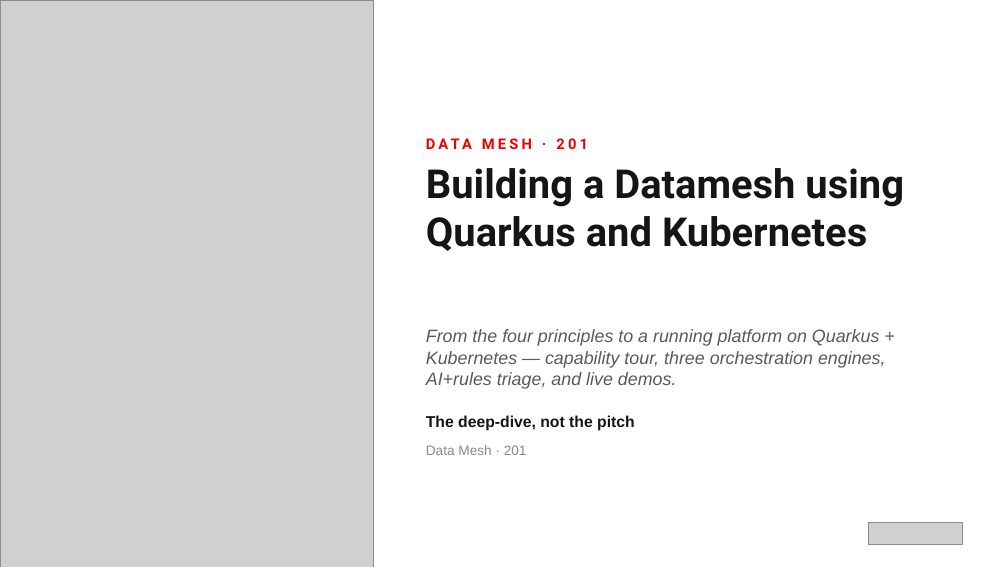
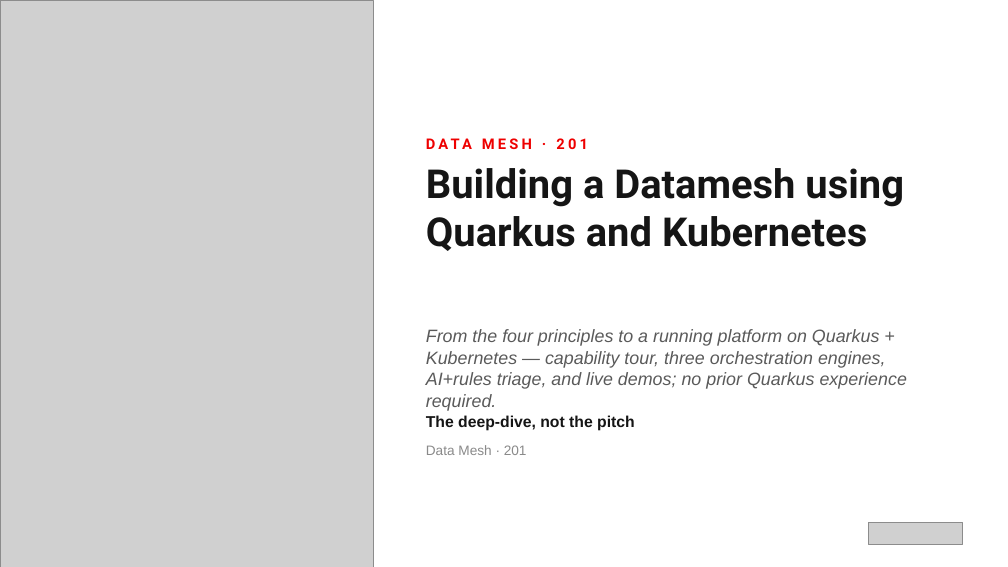
Before and after one commit to patterncatalyst/datamesh-reference-arch-quarkus, a slide deck: slide 1 of presentation/datamesh-201/Datamesh-201-Quarkus-r1.0.pptx. Drawn at 1008x567 pixels with LibreOffice and Linux fonts; fonts in the diff are those of the drawing; grey boxes stand for pictures. Boxes give left, top, right and bottom in pixels: in the first picture for what was removed or moved away, otherwise in the second. Text is boxed around its words. In the diff, an @@ line names an element or a change of style, - is before the commit and + after.

```diff
--- a/presentation/datamesh-201/Datamesh-201-Quarkus-r1.0.pptx
+++ b/presentation/datamesh-201/Datamesh-201-Quarkus-r1.0.pptx
@@ text at bbox=[426, 329, 907, 411]: text changed @@
-From the four principles to a running platform on Quarkus + Kubernetes — capability tour, three orchestration engines, AI+rules triage, and live demos.
+From the four principles to a running platform on Quarkus + Kubernetes — capability tour, three orchestration engines, AI+rules triage, and live demos; no prior Quarkus experience required.
```
Also in this commit, not shown: 3 other files.
